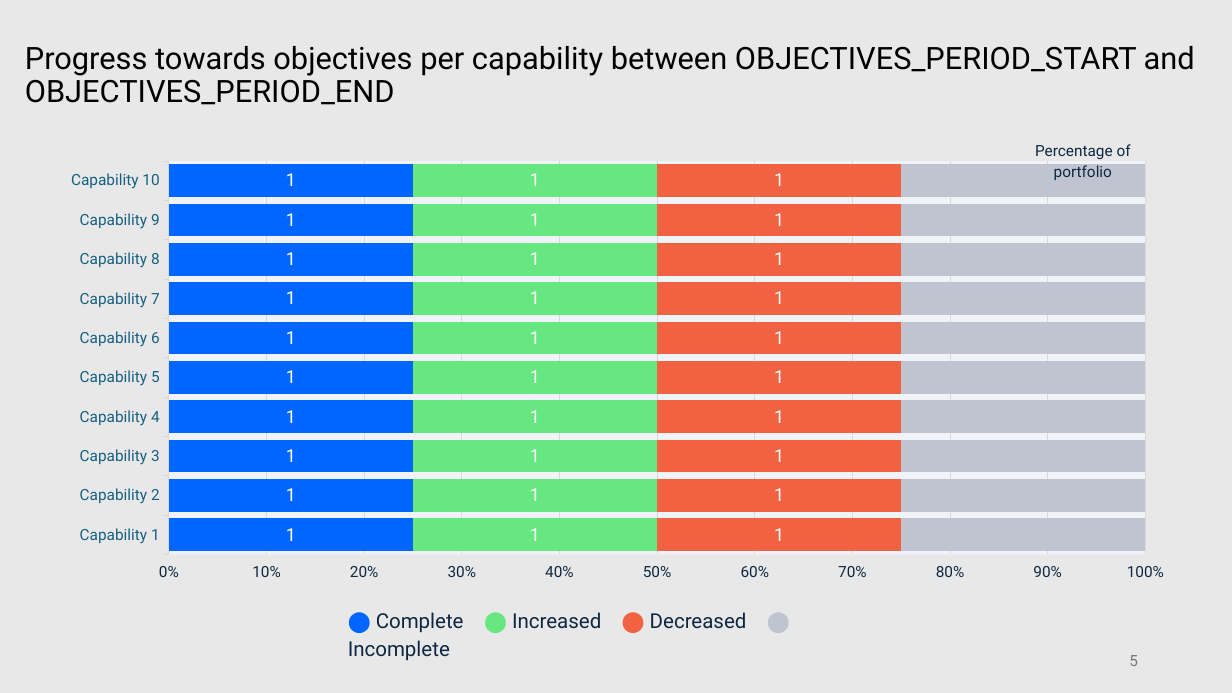
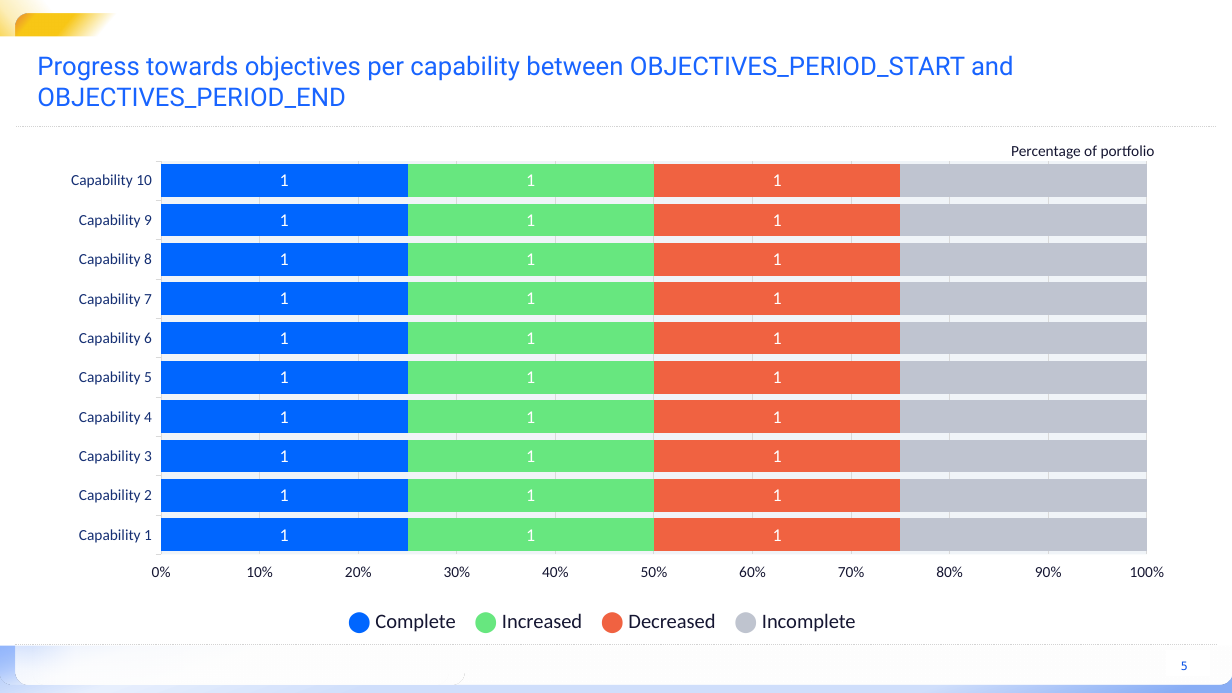
Before and after one commit to mardibiase/sigrid-integrations, a slide deck: slide 5 of report-generator/src/report_generator/presets/templates/portfolio-overview.pptx. Drawn at 1232x693 pixels with LibreOffice and Linux fonts; fonts in the diff are those of the drawing; background and template pictures are left out. Boxes give left, top, right and bottom in pixels: in the first picture for what was removed or moved away, otherwise in the second. Text is boxed around its words. In the diff, an @@ line names an element or a change of style, - is before the commit and + after.

```diff
--- a/report-generator/src/report_generator/presets/templates/portfolio-overview.pptx
+++ b/report-generator/src/report_generator/presets/templates/portfolio-overview.pptx
@@ background #E8E8E8 to #FFFFFF @@
@@ rectangle added at (0,0,140,43), fill gradient #F8C716 @@
@@ rounded rectangle added at (16,13,128,52), fill gradient #E88C36 to #F8C716 @@
@@ rectangle added at (0,36,287,67), fill #FFFFFF @@
@@ title "Progress towards objectives per capability ...": place and size @@
-title "Progress towards objectives per capability ..." at (25,46,1195,105)
+title "Progress towards objectives per capability ..." at (37,55,1014,108)
@@ title "Progress towards objectives per capability ..." at (37,55,1014,108): size 24 to 20 pt, text colour #000000 to #1864FF; line spacing 0.9 to 1 @@
@@ line added from (1216, 127) to (16, 127), #D3D3D3 0.75 pt dashed @@
@@ text "Percentage of portfolio" at (1011,145,1155,159): font Roboto to Calibri, text colour #0E2841 to #151632 @@
@@ bar stacked 100% chart at (48,152,1187,591) @@
@@ data labels of Series 1 changed @@
@@ data labels of Series 2 changed @@
@@ data labels of Series 3 changed @@
@@ category axis changed @@
@@ value axis changed @@
@@ lettering changed @@
@@ rectangle added at (0,486,1232,646), fill #FFFFFF @@
@@ text "⬤ Complete ⬤ Increased ⬤ ..." at (375,613,856,632): font Roboto to Calibri, text colour #0E2841 to #151632 @@
@@ rectangle added at (0,640,1232,693), fill gradient #B8CEF9 to #E7EFFD to #CFDEFB to #88ADF5 @@
@@ rounded rectangle added at (0,631,1232,685), fill gradient #74A2FF to #E7EFFD to #FFFFFF @@
@@ line added from (15, 645) to (1218, 645), #D3D3D3 0.75 pt dashed @@
@@ rounded rectangle added at (16,632,448,685), fill gradient #FFFFFF @@
@@ rounded rectangle added at (32,632,465,685), fill gradient #FFFFFF @@
@@ page number: place and size @@
-page number at (1129,655,1138,666)
+page number at (1181,661,1188,670)
@@ page number at (1181,661,1188,670): size 12 to 9 pt, font Roboto to DejaVu Sans Mono, text colour #797979 to #0B54E6, letter spacing 0 to 0.1 pt; alignment right to centre @@
@@ rectangle added at (1166,650,1212,677), fill #FFFFFF @@
```
Also in this commit, not shown: 29 other slides changed, 7 slides added, 4 slides removed, 1 other file.
